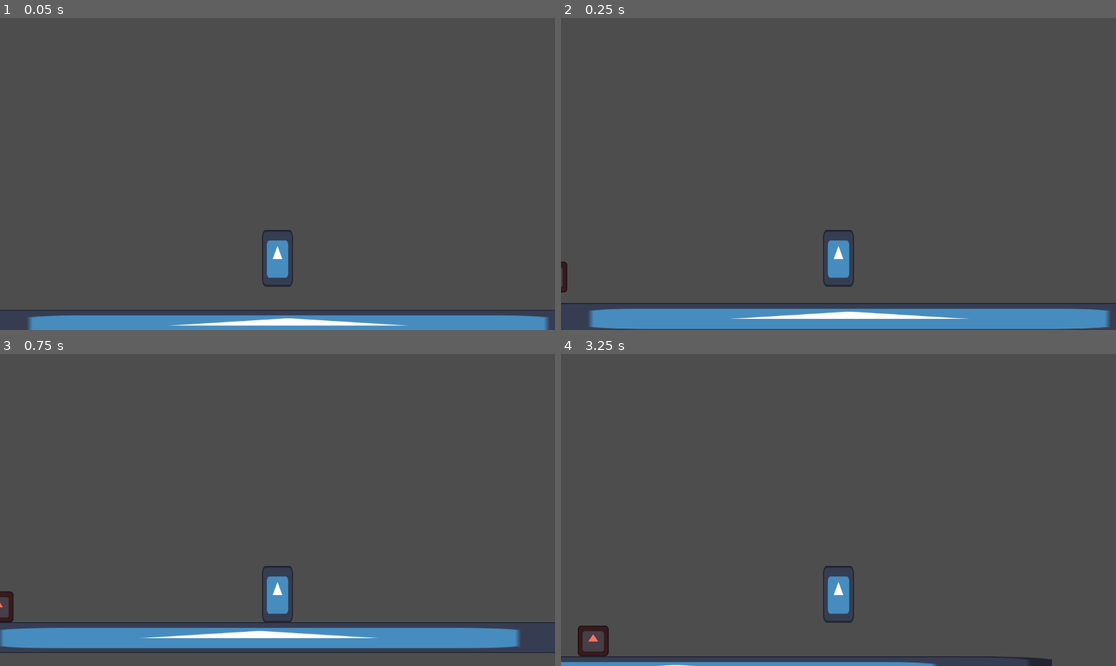
Above: before the commit, frames 1-4 (two rows, left to right).
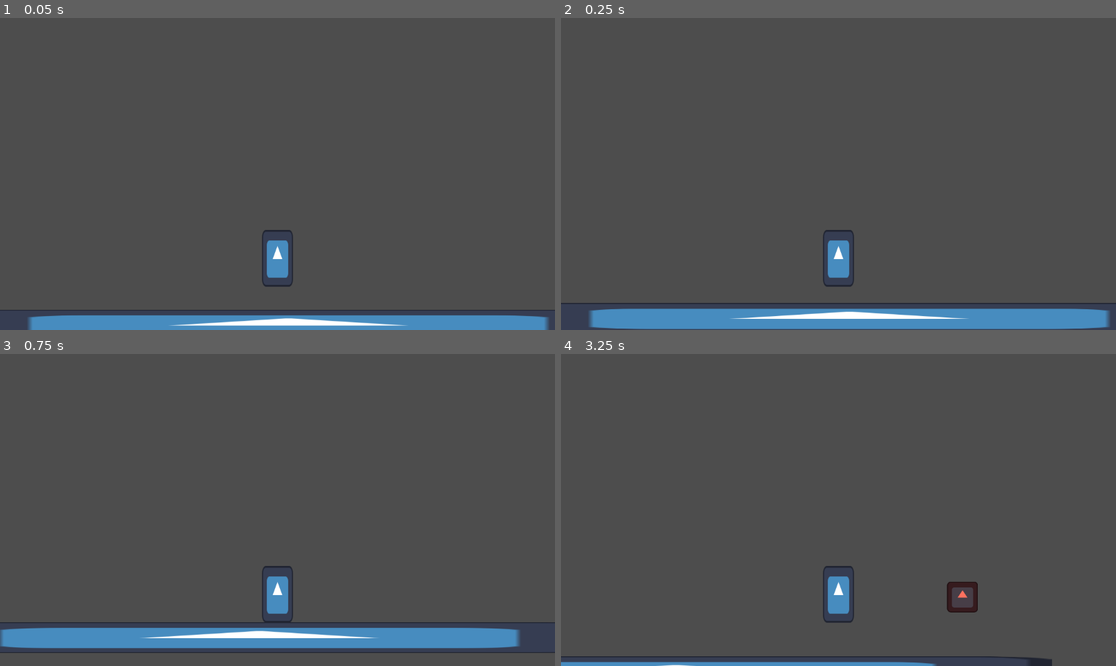
Above: after the commit, the same moments.

Repository: CoolBeanGames/Horizon-survivors
Game: Godot game, scene res://game.tscn
The game is run twice, just before and just after one commit, with the same random seed, the same clock (stepped at 60 frames per second) and the same inputs. The engine's default icon, where the game draws it, is replaced by a stand-in: a white triangle on a blue panel in a dark square.
Inputs:
- Up to frame 1 (0.05 s): no input
- Up to frame 2 (0.25 s): no input
- Up to frame 3 (0.75 s): hold D (right) from 0.53 s (still down); tap E (confirm) at 0.6 s
- Up to frame 4 (3.25 s): tap W (jump) at 0.77, 1.52, 3.02 s; tap E (confirm) at 1.35, 2.1, 2.85 s; tap Enter at 2 s; release D (right) at 2.03 s; hold A (left) 2.03-2.78 s; hold D (right) from 2.78 s (still down)

Frame 1 is identical in both runs. In frame 2, less than 0.1% of the frame differs, in the area x 0-2%, y 78-88%; in frame 3, 0.1%; in frame 4, 0.7%, in the area x 3-76%, y 73-97%.

Commit message:
[02] added enemy spawning, weapons and shooting

Diff:
--- a/enemies/enemy.tscn
+++ b/enemies/enemy.tscn
@@ -6,7 +6,9 @@
 [sub_resource type="CircleShape2D" id="CircleShape2D_orwns"]
 radius = 62.514
 
-[node name="enemy" type="CharacterBody2D"]
+[node name="enemy" type="CharacterBody2D" groups=["enemy"]]
+collision_layer = 2
+collision_mask = 5
 script = ExtResource("1_fw1ev")
 
 [node name="Sprite2D" type="Sprite2D" parent="."]
--- /dev/null
+++ b/enemies/enemy_spanwer.tscn
@@ -0,0 +1,8 @@
+[gd_scene load_steps=3 format=3 uid="uid://byrakfgwvd18l"]
+
+[ext_resource type="Script" uid="uid://cs0sv0etcnsj6" path="res://enemies/scripts/enemy_spanwer.gd" id="1_vp2ku"]
+[ext_resource type="PackedScene" uid="uid://hkt6ex5o041t" path="res://enemies/enemy.tscn" id="2_dhlum"]
+
+[node name="enemy_spanwer" type="Node2D"]
+script = ExtResource("1_vp2ku")
+ene = ExtResource("2_dhlum")
--- a/enemies/scripts/enemy.gd
+++ b/enemies/scripts/enemy.gd
@@ -9,6 +9,8 @@
 const SPEED = 300.0
 const JUMP_VELOCITY = -400.0
 
+
+@export var hp : int = 5
 @export var player_refernce : player
 
 func _ready() -> void:
@@ -43,3 +45,8 @@
 func kill():
 	DATA.read("enemies").erase(self)
 	queue_free()
+
+func damage(dmg : int):
+	hp -= dmg
+	if hp <= 0:
+		kill()
--- /dev/null
+++ b/enemies/scripts/enemy_spanwer.gd
@@ -0,0 +1,28 @@
+class_name enemy_spawner
+extends Node2D
+
+var spawn_time : float = 0
+@export var ene : PackedScene
+
+# Called when the node enters the scene tree for the first time.
+func _ready() -> void:
+	spawn_time = randf_range(2,5)
+	pass # Replace with function body.
+
+
+# Called every frame. 'delta' is the elapsed time since the previous frame.
+func _process(delta: float) -> void:
+	if !is_on_screen():
+		spawn_time -= delta
+		if spawn_time <= 0:
+			spawn_time = randf_range(2,5)
+			spawn()
+
+func is_on_screen() -> bool:
+	var rect := get_viewport().get_visible_rect()
+	return rect.has_point(global_position)
+
+func spawn():
+	var instance = ene.instantiate()
+	get_tree().root.add_child(instance)
+	instance.global_position = global_position
--- a/player/player.tscn
+++ b/player/player.tscn
@@ -1,16 +1,28 @@
-[gd_scene load_steps=4 format=3 uid="uid://dlfvcws3guljp"]
+[gd_scene load_steps=7 format=3 uid="uid://dlfvcws3guljp"]
 
 [ext_resource type="Texture2D" uid="uid://5s52sduxt3w4" path="res://icon.svg" id="1_oul6g"]
 [ext_resource type="Script" uid="uid://k41p2bji2q5c" path="res://player/scripts/player.gd" id="1_rkbax"]
+[ext_resource type="PackedScene" uid="uid://ch5y43cij057a" path="res://weapons/spawnables/scripts/bullet.tscn" id="2_yw30f"]
+[ext_resource type="Script" uid="uid://c4mqawosk62a2" path="res://weapons/instances/test_gun.gd" id="3_qjkh3"]
+
+[sub_resource type="Resource" id="Resource_g6k8r"]
+script = ExtResource("3_qjkh3")
+damage = 5
+effect = ExtResource("2_yw30f")
+metadata/_custom_type_script = "uid://c4mqawosk62a2"
 
 [sub_resource type="CapsuleShape2D" id="CapsuleShape2D_rkbax"]
 radius = 65.0
 height = 230.0
 
 [node name="player" type="CharacterBody2D"]
+collision_mask = 3
 script = ExtResource("1_rkbax")
 SPEED = 600.0
 JUMP_VELOCITY = -750.0
+weapons = Dictionary[String, Object]({
+"gun": SubResource("Resource_g6k8r")
+})
 
 [node name="CollisionShape2D" type="CollisionShape2D" parent="."]
 shape = SubResource("CapsuleShape2D_rkbax")
--- a/player/scripts/player.gd
+++ b/player/scripts/player.gd
@@ -8,10 +8,19 @@
 
 @export var SPEED = 300.0
 @export var JUMP_VELOCITY = -400.0
+@export var closest_enemy : enemy
+@export var direction_to_enemy : Vector2
+
+@export var weapons : Dictionary[String,weapon] = {}
 
 func _ready() -> void:
 	REFS.write("player",self)
 
+func _process(_delta: float) -> void:
+	closest_enemy = find_nearest_enemy()
+	direction_to_enemy = get_direction_to_enemy(closest_enemy)
+	for w in weapons.values():
+		w.count_down(_delta,self,closest_enemy,direction_to_enemy)
 
 func _physics_process(delta: float) -> void:
 	# Add the gravity.
@@ -31,3 +40,21 @@
 		velocity.x = move_toward(velocity.x, 0, SPEED)
 
 	move_and_slide()
+
+func find_nearest_enemy() -> enemy:
+	var enemies = DATA.read("enemies",[])
+	if enemies.size() > 0:
+		var distance := INF
+		var current_enemy : enemy = null
+		for e in enemies:
+			var d = (e.global_position - global_position).length()
+			if d < distance:
+				distance = d
+				current_enemy = e
+		return current_enemy
+	return null
+
+func get_direction_to_enemy(e : enemy) -> Vector2:
+	if e == null:
+		return Vector2(0,0)
+	return (e.global_position - global_position).normalized()
--- a/project.godot
+++ b/project.godot
@@ -27,6 +27,7 @@
 [global_group]
 
 player="used to define the player character"
+enemy=""
 
 [input]
 
--- a/testing_scene.tscn
+++ b/testing_scene.tscn
@@ -3,7 +3,7 @@
 [ext_resource type="Texture2D" uid="uid://5s52sduxt3w4" path="res://icon.svg" id="1_7tmfp"]
 [ext_resource type="Script" uid="uid://cet3k80sddhiw" path="res://entities/border.gd" id="2_j6xku"]
 [ext_resource type="PackedScene" uid="uid://dlfvcws3guljp" path="res://player/player.tscn" id="3_j6xku"]
-[ext_resource type="PackedScene" uid="uid://hkt6ex5o041t" path="res://enemies/enemy.tscn" id="4_map4d"]
+[ext_resource type="PackedScene" uid="uid://byrakfgwvd18l" path="res://enemies/enemy_spanwer.tscn" id="4_map4d"]
 
 [sub_resource type="RectangleShape2D" id="RectangleShape2D_map4d"]
 size = Vector2(129, 129)
@@ -55,5 +55,8 @@
 [node name="player" parent="temp_world" instance=ExtResource("3_j6xku")]
 position = Vector2(630, 309)
 
-[node name="enemy" parent="temp_world" instance=ExtResource("4_map4d")]
-position = Vector2(-629, 387)
+[node name="enemy_spanwer" parent="." instance=ExtResource("4_map4d")]
+position = Vector2(-601, 286)
+
+[node name="enemy_spanwer2" parent="." instance=ExtResource("4_map4d")]
+position = Vector2(1944, 240)
--- /dev/null
+++ b/weapons/instances/test_gun.gd
@@ -0,0 +1,11 @@
+class_name test_gun
+extends weapon
+
+
+
+func fire(plr : player , enm : enemy, dir : Vector2):
+	if enm != null:
+		var instance = effect.instantiate()
+		plr.get_tree().root.add_child(instance)
+		instance.global_position = plr.global_position
+		instance.setup(dir,damage)
--- /dev/null
+++ b/weapons/spawnables/bullet.gd
@@ -0,0 +1,19 @@
+class_name bullet
+extends CharacterBody2D
+
+
+@export var SPEED = 300.0
+@export var dam : int = 1
+
+func setup(direction : Vector2, damage : int):
+	velocity = direction * SPEED
+
+func _physics_process(_delta: float) -> void:
+	move_and_slide()
+
+
+func _on_area_2d_body_entered(body: Node2D) -> void:
+	if body.is_in_group("enemy"):
+		var e : enemy = body
+		e.damage(dam)
+	queue_free()
--- /dev/null
+++ b/weapons/spawnables/scripts/bullet.tscn
@@ -0,0 +1,31 @@
+[gd_scene load_steps=5 format=3 uid="uid://ch5y43cij057a"]
+
+[ext_resource type="Script" uid="uid://d1e4air6175ns" path="res://weapons/spawnables/bullet.gd" id="1_f5tw8"]
+[ext_resource type="Texture2D" uid="uid://5s52sduxt3w4" path="res://icon.svg" id="2_6fril"]
+
+[sub_resource type="CapsuleShape2D" id="CapsuleShape2D_kfsse"]
+
+[sub_resource type="CircleShape2D" id="CircleShape2D_f5tw8"]
+radius = 39.812057
+
+[node name="bullet" type="CharacterBody2D"]
+collision_layer = 4
+collision_mask = 2
+script = ExtResource("1_f5tw8")
+
+[node name="Sprite2D" type="Sprite2D" parent="."]
+modulate = Color(0, 0.61982197, 0.61982197, 1)
+scale = Vector2(0.19, 0.19)
+texture = ExtResource("2_6fril")
+
+[node name="CollisionShape2D" type="CollisionShape2D" parent="."]
+shape = SubResource("CapsuleShape2D_kfsse")
+
+[node name="Area2D" type="Area2D" parent="."]
+collision_layer = 4
+collision_mask = 2
+
+[node name="CollisionShape2D" type="CollisionShape2D" parent="Area2D"]
+shape = SubResource("CircleShape2D_f5tw8")
+
+[connection signal="body_entered" from="Area2D" to="." method="_on_area_2d_body_entered"]
--- /dev/null
+++ b/weapons/weapon.gd
@@ -0,0 +1,20 @@
+@abstract
+class_name weapon
+extends Resource
+
+@export var damage : int = 1
+@export var cool_down : float = 2
+@export var cool_down_timer : float = 0
+@export var level : int = 1
+@export var name : String = "weapon_default"
+@export var effect : PackedScene
+@export var is_active : bool = true
+
+func count_down(delta : float, plr : player , enm : enemy, dir : Vector2):
+	if is_active:
+		cool_down_timer += delta
+		if cool_down_timer >= cool_down:
+			cool_down_timer-=cool_down
+			fire(plr,enm,dir)
+
+@abstract func fire(plr : player , enm : enemy, dir : Vector2)
Not shown, added: enemies/scripts/enemy_spanwer.gd.uid
Not shown, added: weapons/instances/test_gun.gd.uid
Not shown, added: weapons/spawnables/bullet.gd.uid
Not shown, added: weapons/weapon.gd.uid
